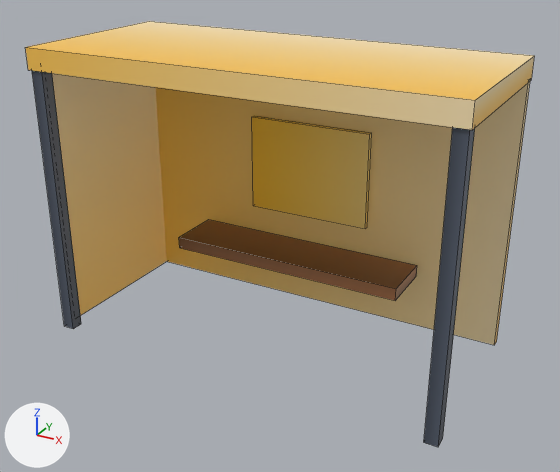
One commit to the FBX model art/export/dt_bus_shelter.fbx: the scene before it, then after it.
Camera for both pictures: a 50 mm lens placed at (8.23, -14.66, 10.1), pointed at (0.27, -0.18, 2.86). Arrows for +X, +Y and +Z are at lower left; the lights stay in place. The older version comes first. Mesh edges are drawn as thin lines.

In view in the first picture: 'dt_bus_shelter'.
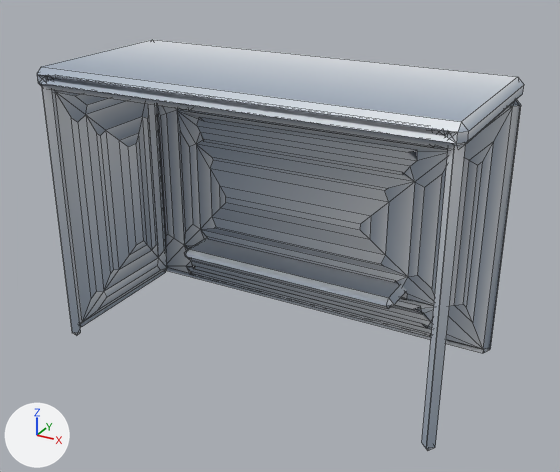
Where the change shows, as pixel boxes [x1, y1, x2, y2] in the pictures (560 x 472 px):
'dt_bus_shelter', reshaped: before [25, 21, 535, 447]; after [37, 39, 524, 451]
part 1 of me_dt_bus_shelter, rebuilt: before [25, 21, 535, 130]; after [37, 39, 524, 148]
part 2 of me_dt_bus_shelter, rebuilt (13% narrower): before [424, 127, 475, 447]; after [422, 144, 466, 451]
part 3 of me_dt_bus_shelter, rebuilt: before [155, 78, 531, 345]; after [157, 99, 521, 353]
part 4 of me_dt_bus_shelter, rebuilt (6% narrower, 13% shorter): before [179, 220, 417, 301]; after [184, 239, 407, 309]
part 5 of me_dt_bus_shelter, rebuilt: before [52, 73, 167, 316]; after [52, 90, 168, 327]
part 6 of me_dt_bus_shelter, deleted (brown): before [252, 116, 372, 229]
part 7 of me_dt_bus_shelter, reshaped: before [32, 71, 81, 329]; after [42, 86, 81, 335]

Edits to the bpy script that builds the scene:
```text
Change me_dt_bus_shelter:
    used by ob_dt_bus_shelter; location = (0.0, 0.0, 0.0)
    remove me_dt_bus_shelter.from_pydata(...)  # 56 vertices, 42 faces; spans x -5.0..5.0, y -2.2..2.2, z 0.0..7.05
    add me_dt_bus_shelter.from_pydata(...)  # 508 vertices, 518 faces; spans x -5.0..5.0, y -2.54..2.54, z 0.0..6.72
    me_dt_bus_shelter part 1: the loose piece of 8 vertices spanning x -5.0..5.0, y -2.2..2.2, z 6.55..7.05 is rebuilt with 52 vertices and now spans x -4.53..5.0, y -2.54..1.65, z 6.24..6.72
    me_dt_bus_shelter part 2: the loose piece of 8 vertices spanning x 4.65..4.95, y -2.15..-1.85, z 0.0..6.8 is rebuilt with 12 vertices and now spans x 4.67..4.95, y -2.5..-2.21, z 0.0..6.48
    me_dt_bus_shelter part 3: the loose piece of 8 vertices spanning x -5.0..5.0, y 1.9..2.1, z 0.2..6.6 is rebuilt with 272 vertices and now spans x -4.53..5.0, y 0.38..2.54, z 0.19..6.29
    me_dt_bus_shelter part 4: the loose piece of 8 vertices spanning x -3.0..3.0, y 0.3..1.7, z 1.65..1.95 is rebuilt with 16 vertices and now spans x -2.63..3.09, y -0.16..1.17, z 1.57..1.86
    me_dt_bus_shelter part 5: the loose piece of 8 vertices spanning x -4.9..-4.7, y -2.0..2.0, z 0.2..6.6 is rebuilt with 104 vertices and now spans x -5.0..-3.69, y -2.35..1.46, z 0.19..6.29
    me_dt_bus_shelter part 6: the loose piece of 8 vertices spanning x -1.6..1.6, y 1.74..1.86, z 2.6..5.0 is deleted
    me_dt_bus_shelter part 7
    8 vertices are removed from x -4.95..-4.65, y -2.15..-1.85, z 0.0..6.8
    6 faces are deleted
    12 vertices are added at x -4.49..-4.2, y -2.5..-2.21, z 0.0..6.48
    12 new faces join them
    other edits to the shape of me_dt_bus_shelter do not show in these pictures
```
